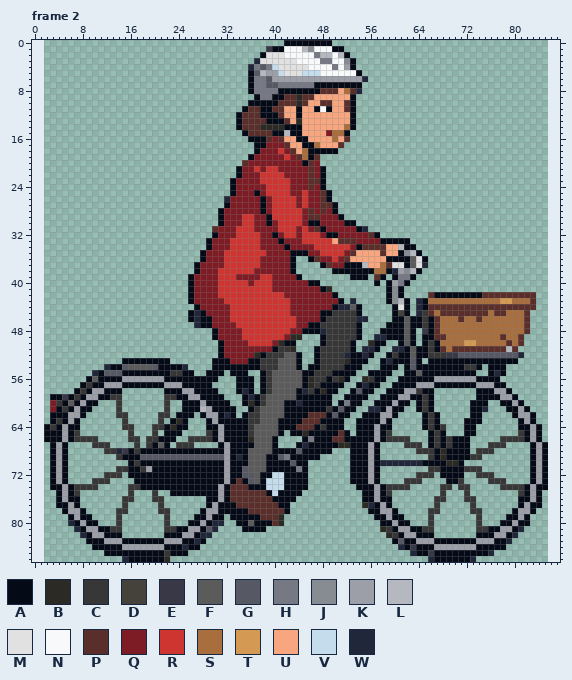
One commit to this pixel-art file: art/source/rw_cyclist_adult/rw_cyclist_adult_pedal.aseprite. The picture above is the old version.
84x87 pixels, 8 frames. Shown: frame 2. The old version is drawn lined up with the new one, on the new canvas. The commit also changed other frames, which this record leaves out.
Palette (. is transparent): A #050a17  B #2b2a25  C #373737  D #44423a  E #393847  F #5b5b5b  G #565864  H #767884  J #878c92  K #9c9ea8  L #b5b9bf  M #e1e1e1  N #f7f9fa  P #5a2e2a  Q #7d1c24  R #ce3531  S #a86e3e  T #d49a54  U #f7a67f  V #c4dcec  W #21273a
The same view after the edit:
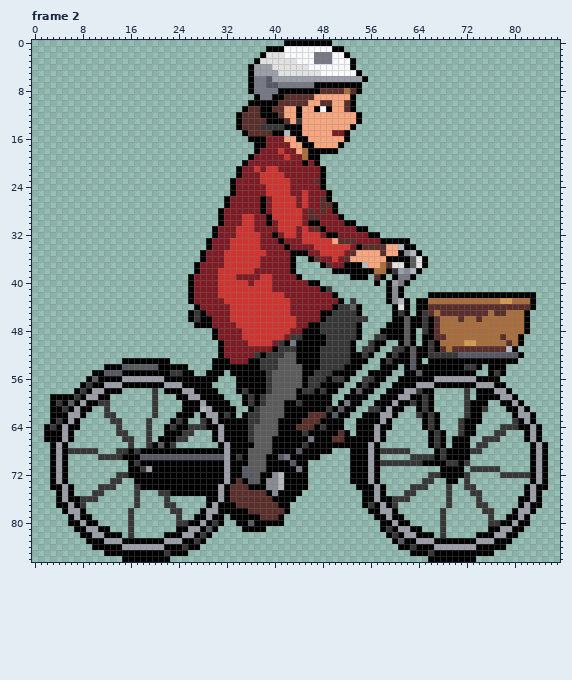
Difference:
canvas 84x87 -> 88x87, the old top-left corner now at 2,0
colour A: #050a17 -> #000000
Frame 2:
y 1: x 39 E -> A; x 45..46 LJ -> NN
y 2: x 48..49 LL -> HH; x 51 L -> N
y 3: x 37 W -> A; x 47 N -> H; x 52 J -> N
y 4: x 36..40 WHGHV -> AKKKM; x 50 H -> N; x 52 K -> N
y 5: x 37..38 GL -> KK; x 41 V -> M; x 45..47 VVV -> MMM
y 6: x 55 W -> A
y 8: x 51 U -> P; x 54 W -> A
y 9..10: x 44 B -> P
y 12: x 53..54 A. -> UA
y 13: x 44 B -> C; x 53..54 A. -> UA
y 14: x 38..41 BBBB -> CCCC; x 52 S -> U
y 15: x 49..51 QSS -> UQQ
y 16: x 39 P -> Q; x 41 P -> Q; x 50 S -> U; x 52 P -> A
y 17: x 42 P -> Q; x 47 S -> U; x 51 P -> A
y 18: x 43 P -> Q
y 19: x 44 P -> Q; x 47 P -> A
y 20: x 35 P -> A; x 46..47 PQ -> QA
y 21..24: x 46 P -> Q
y 25: x 37 A -> Q; x 48 P -> Q
y 26: x 32 W -> A
y 31: x 30 P -> A; x 55 W -> A
y 32: x 56 P -> A
y 37: x 65 W -> A
y 38: x 60 W -> C
y 41: x 49 B -> C
y 42: x 66 P -> A; x 75..83 PPPPPPPPP -> AAAAAAAAA
y 43: x 53 W -> C; x 64 W -> A; x 83 P -> A
y 44: x 51..52 WW -> CC; x 64 W -> A; x 83 P -> A
y 45: x 27 W -> C; x 61 D -> C; x 64 W -> A; x 82 P -> A
y 46: x 27 W -> C; x 54..55 WW -> CC; x 82 P -> A
y 47: x 27 W -> A; x 82 P -> A
y 48: x 48 W -> C; x 65 E -> C; x 82 P -> A
y 49: x 43..47 BB... -> CCAAA; x 57..58 WW -> CC; x 81 P -> A
y 50: x 41 B -> C; x 43..47 A.... -> HAAAA; x 56 B -> C; x 81 P -> A
y 51: x 43..46 B... -> CAAA; x 55..56 WW -> CC; x 60..61 WW -> CC; x 80 P -> A
y 52: x 37 B -> C; x 45..46 .. -> AA; x 52 W -> C; x 55 W -> C; x 69..70 EE -> CC; x 81 W -> A
y 53: x 45..46 .. -> AA; x 52 B -> C; x 59 W -> C
y 54: x 12 W -> A; x 25 W -> A; x 44..45 A. -> FA
y 55: x 10 W -> A; x 36..37 .. -> AA; x 77 W -> C
y 56: x 37 . -> A; x 46 B -> C; x 51 B -> C; x 55 B -> C
y 57: x 37 . -> A; x 46 B -> C; x 55 W -> C
y 58: x 20 . -> C; x 35 W -> C; x 37 . -> A; x 45 W -> C; x 48 B -> C; x 72 . -> C
y 59: x 5 E -> A; x 13..14 CC -> ..; x 20 . -> C; x 22..23 CC -> ..; x 36 W -> C; x 72 . -> C
y 60: x 3 Q -> A; x 11..12 .. -> CC; x 14 C -> .; x 20 . -> C; x 22 C -> .; x 36 B -> C; x 44 W -> C; x 63 . -> C; x 72 . -> C
y 61: x 3 Q -> A; x 12 . -> C; x 14 C -> .; x 20 . -> C; x 22 C -> .; x 56..57 WW -> CC; x 72 . -> C; x 75 W -> C
y 62: x 12..15 ..CC -> CC..; x 20..22 .CC -> C..; x 32 W -> C; x 64 . -> C; x 72 . -> C
y 63: x 13..15 ..C -> CC.; x 19 . -> C; x 21 C -> .; x 24 B -> C; x 28 . -> C; x 71 . -> C; x 80 . -> C
y 64: x 14..16 .CC -> C..; x 19..21 .CC -> C..; x 23 B -> C; x 26..28 ... -> CCC; x 68 C -> .; x 71 . -> C; x 78..80 ... -> CCC
y 65: x 7 C -> .; x 14..16 ..C -> CC.; x 19..20 .C -> C.; x 25..26 .. -> CC; x 29 C -> .; x 42 . -> A; x 45 B -> C; x 59 C -> .; x 71 . -> C; x 77..78 .. -> CC; x 81 C -> .
y 66: x 7..10 CCCC -> ....; x 15 . -> C; x 17 C -> .; x 20 C -> .; x 24..29 ..CCCC -> CC....; x 36 B -> C; x 41..44 .... -> AAAA; x 59..62 CCCC -> ....; x 69 C -> .; x 75..81 ...CCCC -> CCC....
y 67: x 10..12 CCC -> ...; x 16..17 .C -> C.; x 23..26 .CCC -> C...; x 41..43 ... -> AAA; x 45 W -> C; x 51..52 BB -> AA; x 62..64 CCC -> ...; x 69 C -> .; x 74..78 ..CCC -> CC...
y 68: x 6..10 ..... -> CCCCC; x 12..15 CCWE -> ..CC; x 58..62 ..... -> CCCCC; x 64..66 CCC -> ...; x 68 B -> C; x 73 . -> C; x 75..76 CC -> ..
y 69: x 11..13 ... -> CCC; x 34 W -> C; x 63..65 ... -> CCC; x 68 B -> C; x 73..74 CC -> ..
y 70: x 58..64 WWWWWWW -> CCCCCCC; x 69..70 BB -> CC; x 72 . -> C
y 71: x 14..15 CC -> ..; x 66..67 CC -> ..; x 72 C -> .; x 75..77 ... -> CCC
y 72: x 12..13 CC -> ..; x 15 . -> C; x 40..41 VV -> JL; x 64..65 CC -> ..; x 67 . -> C; x 72 . -> C; x 74..76 CCC -> ...; x 78..82 ..... -> CCCCC
y 73: x 10..14 CCC.. -> ...CC; x 39..41 VVV -> JJL; x 62..66 CCC.. -> ...CC; x 71..72 C. -> .C; x 76..78 CCC -> ...
y 74: x 7..13 CCCC... -> ....CCC; x 16 C -> .; x 39..41 VVV -> JJL; x 59..65 CCCC... -> ....CCC; x 68 C -> .; x 71 C -> .; x 73 . -> C; x 78..81 CCCC -> ....
y 75: x 7 C -> .; x 10..11 .. -> CC; x 16..17 C. -> .C; x 20..22 C.. -> .CC; x 40 V -> J; x 59 C -> .; x 62..63 .. -> CC; x 68..69 C. -> .C; x 72..74 C.. -> .CC; x 81 C -> .
y 76: x 8..10 ... -> CCC; x 15..17 CC. -> ..C; x 20..22 CC. -> ..C; x 60..62 ... -> CCC; x 67..69 CC. -> ..C; x 72..74 CC. -> ..C
y 77: x 8 . -> C; x 15 C -> .; x 17 . -> C; x 21..23 C.. -> .CC; x 55..56 BW -> AC; x 60 . -> C; x 67 C -> .; x 69 . -> C; x 73..75 C.. -> .CC
y 78: x 14..16 CC. -> ..C; x 21..24 CC.. -> ..CC; x 66..68 CC. -> ..C; x 73..76 CC.. -> ..CC
y 79: x 14 C -> .; x 16 . -> C; x 22 C -> .; x 24 . -> C; x 41 B -> A; x 66 C -> .; x 68 . -> C; x 74 C -> .; x 76 . -> C
y 80: x 6 W -> A; x 14 C -> .; x 16 . -> C; x 22 C -> .; x 24..25 .. -> CC; x 30..31 WW -> CA; x 40..41 PB -> AA; x 66 C -> .; x 68 . -> C; x 74 C -> .; x 76..77 .. -> CC
y 81: x 7 W -> A; x 13..14 CC -> ..; x 16 . -> C; x 22..23 CC -> ..; x 30 W -> A; x 58 B -> A; x 65..66 CC -> ..; x 68 . -> C; x 74..75 CC -> ..; x 81 W -> A
y 82: x 8 W -> A; x 16 . -> C; x 28..29 WW -> CA; x 59 B -> A; x 68 . -> C; x 80 W -> A
y 83: x 27 W -> C; x 79 W -> A
y 84: x 25 W -> C; x 61 W -> A; x 63 E -> C
y 85: x 63 W -> A; x 66 E -> C; x 76 W -> A
y 86: x 15 W -> A; x 22 B -> A; x 66 W -> A; x 73 W -> A
